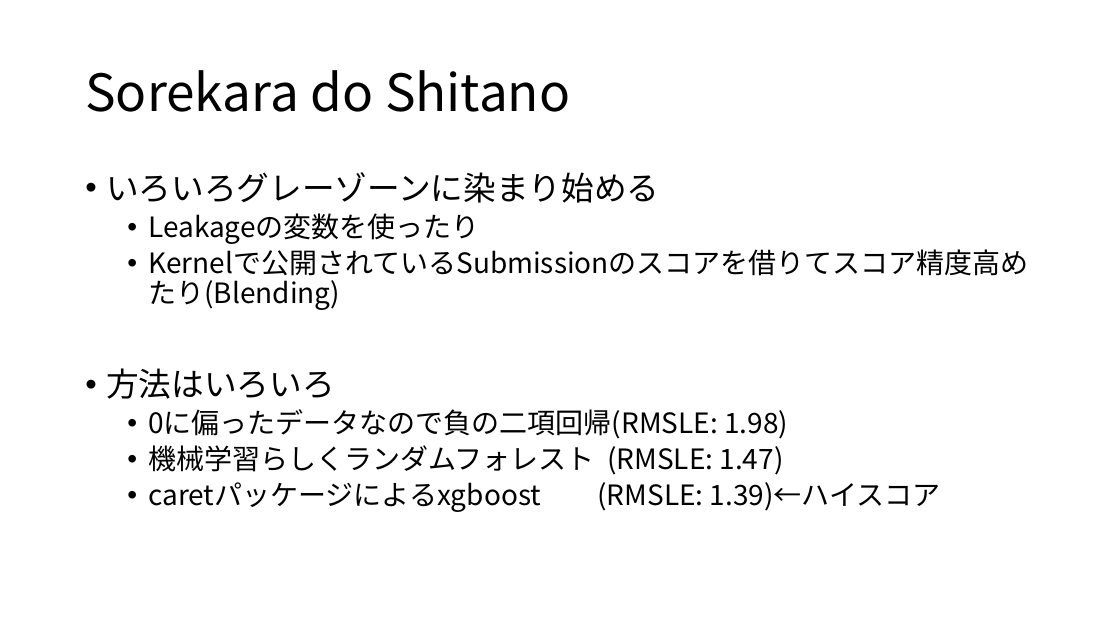
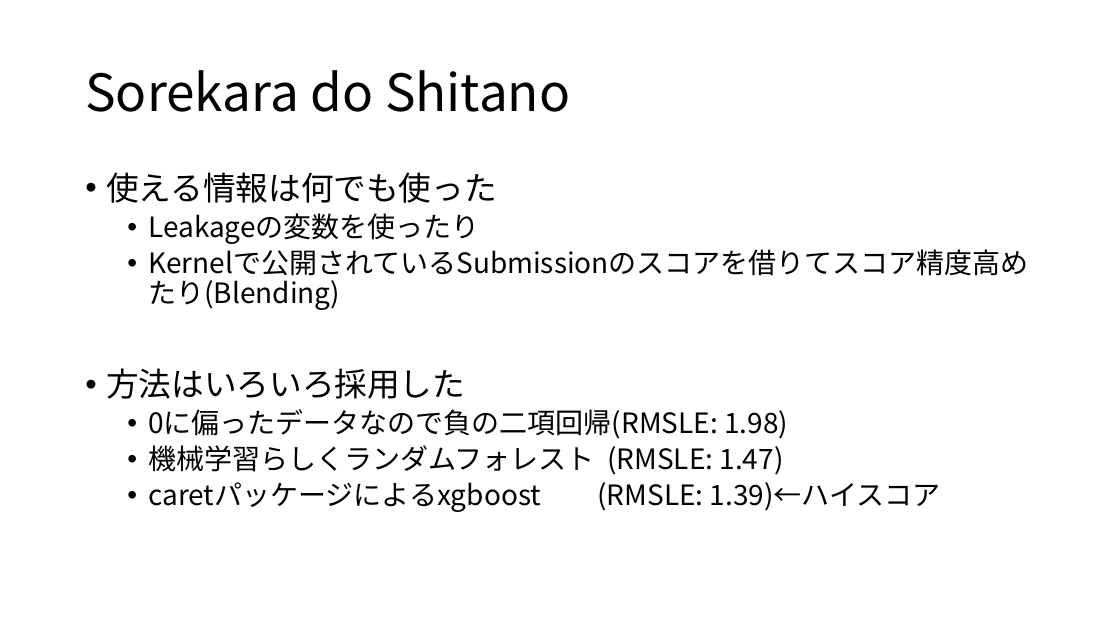
Before and after one commit to 8-u8/Kaggle, a slide deck: slide 21 of Santander/output/caretパッケージを使ったXGBoostのformula型.pptx (slide 18 before the commit). Drawn at 1120x630 pixels with LibreOffice and Linux fonts; fonts in the diff are those of the drawing. Boxes give left, top, right and bottom in pixels: in the first picture for what was removed or moved away, otherwise in the second. Text is boxed around its words. In the diff, an @@ line names an element or a change of style, - is before the commit and + after.

```diff
--- a/Santander/output/caretパッケージを使ったXGBoostのformula型.pptx
+++ b/Santander/output/caretパッケージを使ったXGBoostのformula型.pptx
@@ text at <box>106,172,496,203</box>: text changed @@
-• いろいろグレーゾーンに染まり始める
+• 使える情報は何でも使った
@@ text at <box>106,368,465,399</box>: text changed @@
-• 方法はいろいろ
+• 方法はいろいろ採用した
```
Also in this commit, not shown: 15 other slides changed, 5 slides added, 1 slide removed, 2 other files.
